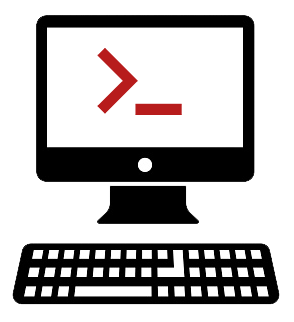
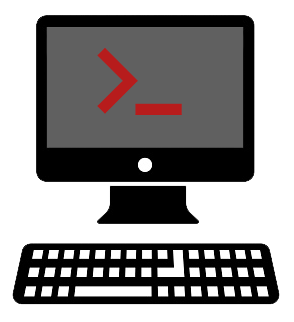
Before/after of a 294 × 322 layered artwork. What changed in the layer stack:
painted on "Layer 1" over [46,27,244,148]
